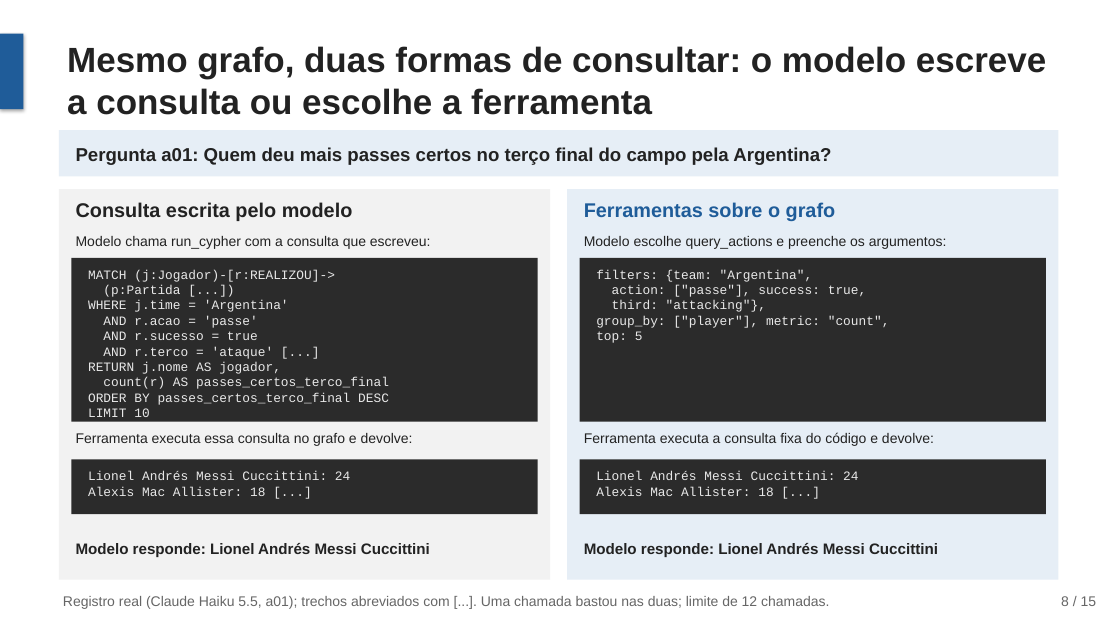
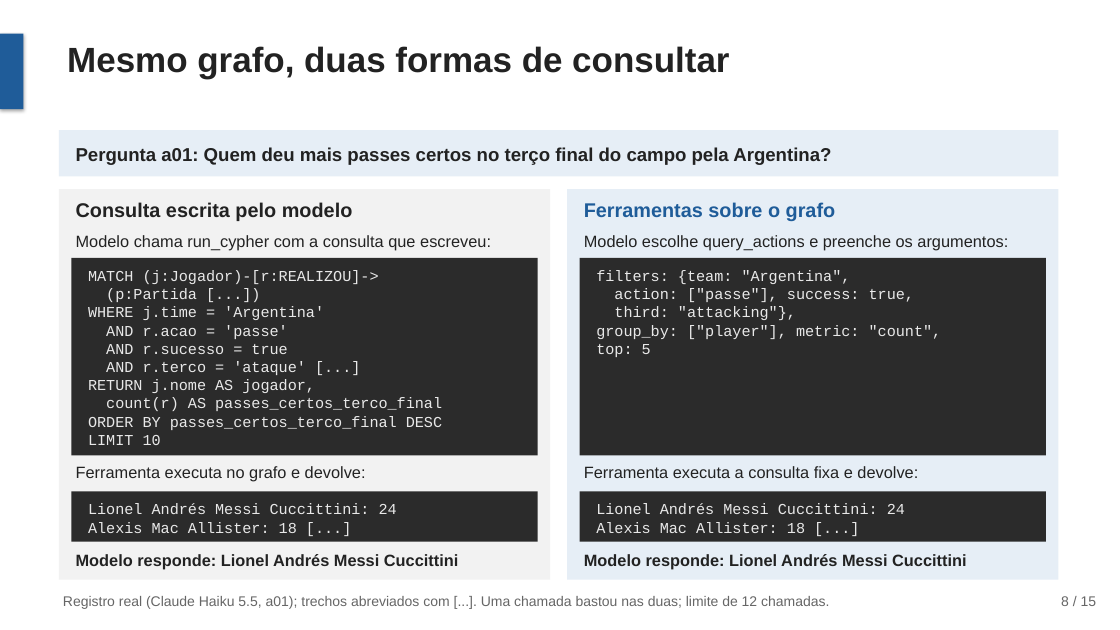
Before and after one commit to joaowinderfeldbussolotto/football-tactics-knowledge-graph, a slide deck: slide 8 of apresentacao/apresentacao.pptx. Drawn at 1120x630 pixels with LibreOffice and Linux fonts; fonts in the diff are those of the drawing. Boxes give left, top, right and bottom in pixels: in the first picture for what was removed or moved away, otherwise in the second. Text is boxed around its words. In the diff, an @@ line names an element or a change of style, - is before the commit and + after.

```diff
--- a/apresentacao/apresentacao.pptx
+++ b/apresentacao/apresentacao.pptx
@@ title at (x1=67, y1=46, x2=729, y2=79): text changed @@
-Mesmo grafo, duas formas de consultar: o modelo escreve a consulta ou escolhe a ferramenta
+Mesmo grafo, duas formas de consultar
@@ text "Modelo chama run_cypher com a ..." at (x1=76, y1=235, x2=491, y2=250): size 12 to 14 pt @@
@@ text "Modelo escolhe query_actions e preenche ..." at (x1=584, y1=235, x2=1008, y2=250): size 12 to 14 pt @@
@@ rectangle resized from (x1=71, y1=258, x2=538, y2=422) to (x1=71, y1=258, x2=538, y2=455) @@
@@ rectangle resized from (x1=580, y1=258, x2=1046, y2=422) to (x1=580, y1=258, x2=1046, y2=455) @@
@@ text at (x1=76, y1=466, x2=366, y2=481): text changed; size 12 to 14 pt @@
-Ferramenta executa essa consulta no grafo e devolve:
+Ferramenta executa no grafo e devolve:
@@ text at (x1=584, y1=466, x2=918, y2=478): text changed; size 12 to 14 pt @@
-Ferramenta executa a consulta fixa do código e devolve:
+Ferramenta executa a consulta fixa e devolve:
@@ rectangle resized from (x1=71, y1=460, x2=538, y2=514) to (x1=71, y1=492, x2=538, y2=542) @@
@@ text "Lionel Andrés Messi Cuccittini: 24" moved from (x1=88, y1=471, x2=350, y2=496) to (x1=88, y1=503, x2=397, y2=533) @@
@@ rectangle resized from (x1=580, y1=460, x2=1046, y2=514) to (x1=580, y1=492, x2=1046, y2=542) @@
@@ size 11 to 13 pt in 4 elements at (x1=88, y1=270, x2=442, y2=445), (x1=596, y1=270, x2=942, y2=357), (x1=88, y1=503, x2=397, y2=533), (x1=596, y1=503, x2=905, y2=533) @@
@@ text "Lionel Andrés Messi Cuccittini: 24" moved from (x1=596, y1=471, x2=858, y2=496) to (x1=596, y1=503, x2=905, y2=533) @@
@@ text "Modelo responde: Lionel Andrés Messi ..." moved from (x1=76, y1=543, x2=430, y2=557) to (x1=76, y1=554, x2=458, y2=570) @@
@@ text "Modelo responde: Lionel Andrés Messi ..." at (x1=76, y1=554, x2=458, y2=570): size 13 to 14 pt @@
@@ text "Modelo responde: Lionel Andrés Messi ..." at (x1=584, y1=554, x2=966, y2=570): size 13 to 14 pt @@
@@ text "Modelo responde: Lionel Andrés Messi ..." moved from (x1=584, y1=543, x2=938, y2=557) to (x1=584, y1=554, x2=966, y2=570) @@
```
Also in this commit, not shown: 6 other slides changed, 1 other file.
